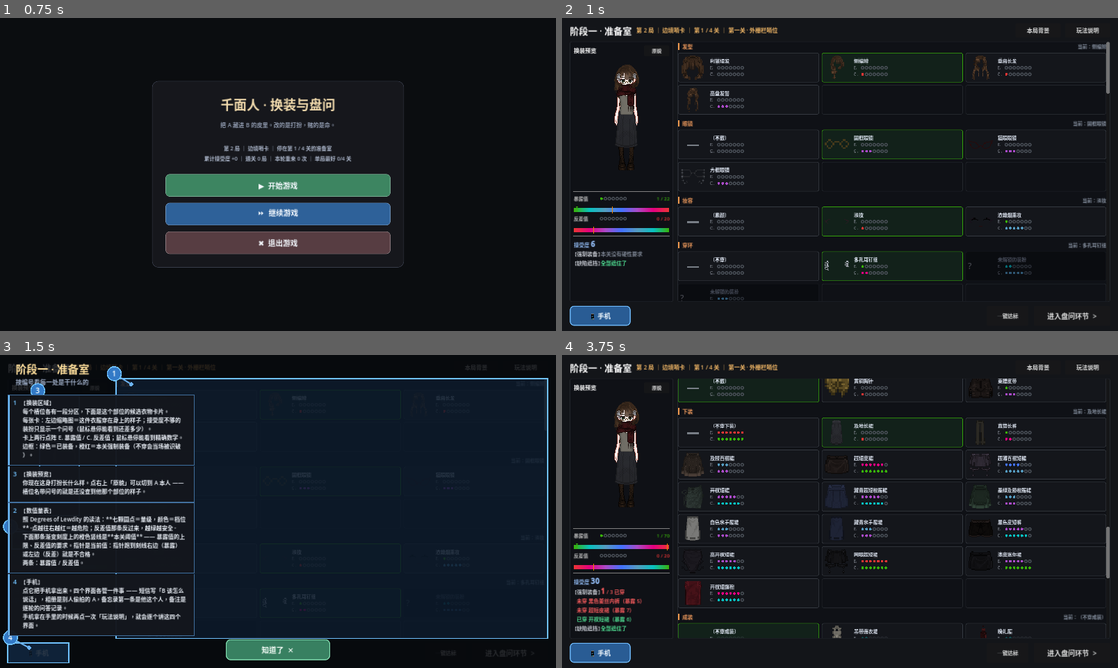
Above: before the commit, frames 1-4 (two rows, left to right).
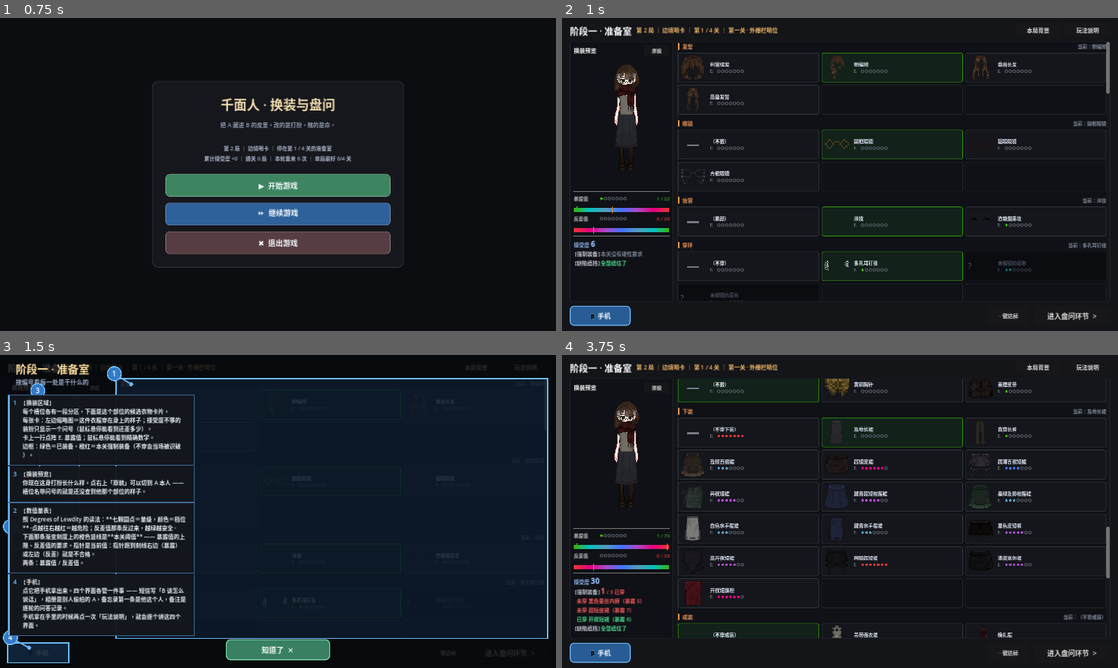
Above: after the commit, the same moments.

Repository: forqmmever/faceless-interrogation
Game: Godot game, scene res://tests/Screenshot.tscn
Two runs of this game, one before a commit and one after it. Both use one fixed random seed, a clock stepped at 60 frames per second and the inputs below. This scene is started directly instead of the project's main scene.
Inputs (mouse positions are in pixels of both pictures, inside the frame that each line leads up to):
- Up to frame 1 (0.75 s): click "▶ 开始游戏" at 0.5 s
- Up to frame 2 (1 s): no input
- Up to frame 3 (1.5 s): click "本局背景" at 1.25 s
- Up to frame 4 (3.75 s): click "玩法说明" at 2 s; click "原貌" at 2.75 s; click (751, 355) at 3.52 s

Frame 1 is identical in both runs. In frame 2, 2.5% of the frame differs, in the area x 26-85%, y 12-91%; in frame 3, 0.3%; in frame 4, 3.6%, in the area x 26-85%, y 7-91%.

Commit message:
第31轮：手机文案与尺寸、换装界面去掉反差值显示
- 手机消息列表去掉「还有 N 条没到手」那行小字（代码/出厂常量/story.json/编辑器字段表/测试期望表 五处一起清）
- 修「切换到相册界面大小会变」：根因是纵向滚动条一出现就占 3px，把内容区宽度从 296 挤到 299；
  滚动条宽度压到 0 后四个界面统一为 296
- 换装界面去掉反差值显示：卡片 C. 点阵行撤掉、悬停只留「暴露值 / 需接受度」；
  玩法说明与门控文案同步改；左侧关卡量表保留（那是本关要求）
- README 补一节说明「为什么撤掉」；CHANGELOG 记第 31 轮并修正记忆位置说明

测试：TestRunner 887 / WardrobeTest 432 / 编辑器冒烟 160 / 手机冒烟 97；截图 42 张

Diff:
--- a/data/story.json
+++ b/data/story.json
@@ -134,7 +134,7 @@
 			"interrogation_title": "阶段二 · 高压盘问",
 			"interrogation_sub": "按编号看每一处是干什么的",
 			"wardrobe_marks": [
-				"【换装区域】\n每个槽位各有一段分区，下面是这个部位的候选衣物卡片。\n每张卡：左边缩略图＝这件衣服穿在身上的样子；接受度不够的装扮只显示一个问号（鼠标悬停能看到还差多少）。\n卡上两行点阵 E. 暴露值 / C. 反差值；鼠标悬停能看到精确数字。\n边框：绿色＝已装备，橙红＝本关强制装备（不穿会当场被识破）。",
+				"【换装区域】\n每个槽位各有一段分区，下面是这个部位的候选衣物卡片。\n每张卡：左边缩略图＝这件衣服穿在身上的样子；接受度不够的装扮只显示一个问号（鼠标悬停能看到还差多少）。\n卡上一行点阵 E. 暴露值；鼠标悬停能看到精确数字。\n边框：绿色＝已装备，橙红＝本关强制装备（不穿会当场被识破）。",
 				"【数值量表】\n照 Degrees of Lewdity 的读法：**七颗圆点＝量级，颜色＝档位**。点越往右越红＝越危险；反差值那条反过来，越绿越安全。\n下面那条渐变刻度上的橙色竖线是**本关阈值** —— 暴露值的上限、反差值的要求。指针是当前值：指针跑到刻线右边（暴露）或左边（反差）就是不合格。\n两条：暴露值 / 反差值。",
 				"【换装预览】\n你现在这身打扮长什么样。点右上「原貌」可以切到 A 本人 —— 槽位名带问号的就是还没查到他那个部位的样子。",
 				"【手机】\n点它把手机拿出来。四个界面各管一件事 —— 短信写「B 该怎么说话」，相册是别人偷拍的 A，备忘录第一条是他这个人，备注是逐轮的问答记录。\n手机拿在手里的时候再点一次「玩法说明」，就会逐个讲这四个界面。"
@@ -5968,7 +5968,6 @@
 		"messages": {
 			"title": "消息",
 			"hint": "（%d/%d 已读）",
-			"hint_locked": "\n还有 %d 条没到手 —— 往后每过一关，手机会再收到一条。",
 			"btn_read": "读",
 			"btn_open": "看",
 			"btn_back": "‹ 返回",
--- a/scripts/DossierData.gd
+++ b/scripts/DossierData.gd
@@ -99,7 +99,7 @@
 func sms_total() -> int:
 	return RunData.sms_total()
 
-# 还没解锁的条数 —— 给页签提示「还有 N 条没到手」
+# 还没解锁的条数（第三十一轮起界面上不再显示，留着是个正经查询）
 func sms_locked_count() -> int:
 	return maxi(0, sms_total() - sms_count())
 
--- a/scripts/PhoneDesk.gd
+++ b/scripts/PhoneDesk.gd
@@ -186,6 +186,20 @@
 	scroll.size_flags_vertical = Control.SIZE_EXPAND_FILL
 	sv.add_child(scroll)
 
+	# ★ 第三十一轮（用户口径「修复切换到相册界面大小会变」）：
+	#   症状：手机外框一直是 336 宽不变，但**屏幕内容区的实际宽度会变** ——
+	#     消息页 296 / 相册页 299（实测），切过去整块内容会横向跳 3px。
+	#   根因：纵向滚动条一出现就占掉 3px 宽。谁需要滚动条取决于内容长度，
+	#     于是「切 App」变成了「内容区变宽变窄」。
+	#   修法：把纵向滚动条的宽度压到 0 —— 真机上的滚动条本来也是浮在内容上的、
+	#     不占布局。滚轮 / 拖拽照常可用，只是不再挤压内容。
+	var vbar := scroll.get_v_scroll_bar()
+	vbar.custom_minimum_size = Vector2(0, 0)
+	vbar.add_theme_stylebox_override("scroll", StyleBoxEmpty.new())
+	vbar.add_theme_stylebox_override("grabber", StyleBoxEmpty.new())
+	vbar.add_theme_stylebox_override("grabber_highlight", StyleBoxEmpty.new())
+	vbar.add_theme_stylebox_override("grabber_pressed", StyleBoxEmpty.new())
+
 	screen_box = VBoxContainer.new()
 	screen_box.add_theme_constant_override("separation", 7)
 	screen_box.size_flags_horizontal = Control.SIZE_EXPAND_FILL
@@ -295,12 +309,13 @@
 	var friends: Array = DossierData.sms_threads()
 	var read := _read_count(friends)
 	var total := DossierData.sms_total()
-	var locked := DossierData.sms_locked_count()
-	var hint := _tf("messages.hint", [read, total], "（%d/%d 已读）读完短信，你才知道「B」该怎么说话。")
-	if locked > 0:
-		hint += _tf("messages.hint_locked", [locked],
-			"\n还有 %d 条没到手 —— 往后每过一关，手机会再收到一条。")
-	_hint(hint, Color(0.55, 0.60, 0.68))
+	# ★ 第三十一轮（用户口径）：去掉「还有 N 条没到手 —— 往后每过一关…」那行小字。
+	#   短信逐关解锁这件事，过一关自然就发现了；而那行字比正文还长，
+	#   只会把消息列表挤得更难扫。（DossierData.sms_locked_count() 留着没删 ——
+	#   它只在这里用过，但语义上是个正经查询，将来别处要用不必再写一遍。）
+	_hint(_tf("messages.hint", [read, total],
+		"（%d/%d 已读）读完短信，你才知道「B」该怎么说话。"),
+		Color(0.55, 0.60, 0.68))
 
 	# 列表顺序仍是「审问官 → 同行的人 → 朋友」：
 	#  从最危险的那个开始，到唯一真正帮你的那个结束。
--- a/scripts/ScenarioData.gd
+++ b/scripts/ScenarioData.gd
@@ -1733,7 +1733,6 @@
 	"messages": {
 		"title": "消息",
 		"hint": "（%d/%d 已读）",
-		"hint_locked": "\n还有 %d 条没到手 —— 往后每过一关，手机会再收到一条。",
 		"btn_read": "读",
 		"btn_open": "看",
 		"btn_back": "‹ 返回",
@@ -2063,7 +2062,7 @@
 		"interrogation_title": "阶段二 · 高压盘问",
 		"interrogation_sub": "按编号看每一处是干什么的",
 		"wardrobe_marks": [
-			"【换装区域】\n每个槽位各有一段分区，下面是这个部位的候选衣物卡片。\n每张卡：左边缩略图＝这件衣服穿在身上的样子；接受度不够的装扮只显示一个问号（鼠标悬停能看到还差多少）。\n卡上两行点阵 E. 暴露值 / C. 反差值；鼠标悬停能看到精确数字。\n边框：绿色＝已装备，橙红＝本关强制装备（不穿会当场被识破）。",
+			"【换装区域】\n每个槽位各有一段分区，下面是这个部位的候选衣物卡片。\n每张卡：左边缩略图＝这件衣服穿在身上的样子；接受度不够的装扮只显示一个问号（鼠标悬停能看到还差多少）。\n卡上一行点阵 E. 暴露值；鼠标悬停能看到精确数字。\n边框：绿色＝已装备，橙红＝本关强制装备（不穿会当场被识破）。",
 			"【数值量表】\n照 Degrees of Lewdity 的读法：**七颗圆点＝量级，颜色＝档位**。点越往右越红＝越危险；反差值那条反过来，越绿越安全。\n下面那条渐变刻度上的橙色竖线是**本关阈值** —— 暴露值的上限、反差值的要求。指针是当前值：指针跑到刻线右边（暴露）或左边（反差）就是不合格。\n两条：暴露值 / 反差值。",
 			"【换装预览】\n你现在这身打扮长什么样。点右上「原貌」可以切到 A 本人 —— 槽位名带问号的就是还没查到他那个部位的样子。",
 			"【手机】\n点它把手机拿出来。四个界面各管一件事 —— 短信写「B 该怎么说话」，相册是别人偷拍的 A，备忘录第一条是他这个人，备注是逐轮的问答记录。\n手机拿在手里的时候再点一次「玩法说明」，就会逐个讲这四个界面。",
--- a/scripts/Wardrobe.gd
+++ b/scripts/Wardrobe.gd
@@ -6,13 +6,15 @@
 #  换装与情报整理在同一个界面里同时进行：
 #    · 左：纸娃娃实时预览 + 原貌对照 + DoL 式量表（两条：暴露 / 反差）
 #    · 右：换装槽位（OutfitData.active_slots()，当前 17 个 —— 外袍暂时下架），
-#      每槽一组**卡片**（缩略图 + 名称 + 两行七点色阶）
+#      每槽一组**卡片**（缩略图 + 名称 + 一行七点色阶：暴露值）
 #    · 左下角：「手机」按钮 —— 点开浮层（短信 / 相册 / 备忘录 / 备注）
 #
 #  ★ 表现方式参照 Degrees of Lewdity 的换装系统（见 DolStyle.gd 的说明）：
 #    · 衣物是**卡片**：1px 实线边框、悬停换底色。
 #    · 数值是**7 颗小圆点**：点亮几颗＝量级，颜色＝档位。
-#      每行前面一个字母（E. 暴露 / C. 反差），对应 DoL 的 I. / R. / W.。
+#      行前一个字母 E.（暴露值），对应 DoL 的 I. / R. / W. 那套读数。
+#      ★ 第三十一轮（用户口径）：C. 反差值那一行撤掉了 —— 反差值现在由整套搭配算，
+#        不是单件衣服的固有属性，印在卡上会误导（详见文档里「反差值」一节）。
 #    · 连续量另有一条**渐变刻度条 + 指针**，并多画一条**阈值刻线**：
 #      暴露值 → 上限；反差值 → 本关要求。跨没跨过去，看刻线左右就知道。
 #
@@ -28,7 +30,7 @@
 # 用哪一套见 DolDoll.PACK），取图与分层都交给 DolDoll.gd。
 
 const ICON_SIZE := 60                  # 卡片里的缩略图边长（= DoL 的 30×30 图标放 2 倍）
-const CARD_H := 68                     # 卡片高度（缩略图 60 + 上下留白；文字区两行点阵）
+const CARD_H := 68                     # 卡片高度（缩略图 60 + 上下留白；文字区一行点阵 + 名称）
 # 预览区的**上限盒子** —— DoL 的 41×92 取景框放 3 倍正好是这么大。
 # 实际尺寸按当前图包的取景框等比缩进去（DolDoll.fit_size），
 # 换 AU 那套（68×203，人物更高）时这里不用动。
@@ -437,7 +439,7 @@
 
 # 一张衣物卡片（对应 DoL 的 .clothing-item）：
 #   左侧缩略图（由 Button 自己的 icon 画，未解锁时是「?」）
-#   右侧：名称 + E./C. 两行七点色阶
+#   右侧：名称 + E. 一行七点色阶
 func _make_card(it: Dictionary) -> Dictionary:
 	var b := Button.new()
 	b.focus_mode = Control.FOCUS_NONE
@@ -461,8 +463,8 @@
 	box.offset_top = 4.0
 	box.offset_bottom = -4.0
 	box.add_theme_constant_override("separation", 0)
-	# 点阵从三行减到两行之后，文字块比卡片矮了一截 —— 垂直居中，
-	# 好让名称 + 两行点阵跟左侧缩略图（按钮自己居中画的）对齐。
+	# 点阵从三行减到一行之后，文字块比卡片矮了一截 —— 垂直居中，
+	# 好让名称 + 点阵跟左侧缩略图（按钮自己居中画的）对齐。
 	box.alignment = BoxContainer.ALIGNMENT_CENTER
 	b.add_child(box)
 
@@ -473,13 +475,13 @@
 	name_lab.mouse_filter = Control.MOUSE_FILTER_IGNORE
 	box.add_child(name_lab)
 
-	# ★ 用户口径（第十七轮）：卡上只留两行点阵 —— E. 暴露值 / C. 反差值。
-	#   A.（接受度需求）撤掉，右上角那枚「需 N」斜标签也撤掉：
-	#   够不够得着，看「只显示问号」+ 悬停提示就够了，不必在卡上再堆两个数。
+	# ★ 第三十一轮（用户口径）：卡上**只留一行** E. 暴露值 —— 「C. 反差值」整行去掉。
+	#   反差值不再是「单件衣服的固有属性」（第二十九轮起它由整套搭配算出来），
+	#   印在卡上反而误导：玩家会以为挑几件高反差的零件就能凑够本关要求。
+	#   本关还差多少，看左侧那条量表。
 	var e := _add_pip_line(box, "E.", DolStyle.RAMP_EXPOSE, OutfitData.stat_max_of("exposure"))
-	var c := _add_pip_line(box, "C.", DolStyle.RAMP_CONTRAST, OutfitData.stat_max_of("contrast"))
-
-	return {"btn": b, "name": name_lab, "e": e, "c": c,
+
+	return {"btn": b, "name": name_lab, "e": e,
 		"icon": null, "slot": str(it.get("slot", ""))}
 
 func _add_pip_line(parent: VBoxContainer, letter: String, ramp: Array, mx: int) -> DolStyle.Pips:
@@ -630,13 +632,14 @@
 		return "？ 未解锁的装扮\n需要接受度 %d（当前 %d）" % [
 			int(it.get("acceptance_req", 0)), model.acceptance]
 	# DoL 的悬停会另给一行精确读数（数字自身染色），这里照办
-	var tip := "%s\n暴露值 %d ｜ 反差值 %d ｜ 需接受度 %d" % [
-		it["name"], it["exposure"], it["contrast"], it["acceptance_req"]]
+	# ★ 第三十一轮（用户口径）：悬停里**不再报反差值** —— 只留暴露值与接受度门槛。
+	var tip := "%s\n暴露值 %d ｜ 需接受度 %d" % [
+		it["name"], it["exposure"], it["acceptance_req"]]
 	var slot: String = it["slot"]
 	# ★ 第二十二轮：受门控的内衣内裤 —— 只有「看得见」时这两项才算（见下文表格）。
 	#   不写出来的话，读数跟量表对不上，玩家会以为出 bug 了。
 	if OutfitData.is_gated_slot(slot) and not model.underwear_shown(slot):
-		tip += "\n外衣盖得严实 —— 这一件不计入暴露值与反差值"
+		tip += "\n外衣盖得严实 —— 这一件不计入暴露值"
 		tip += "\n（透出来才算：透明外衣 / 镂空开档 / 直接外穿）"
 	# ★ 刻意**不**在悬停里提示「这件与原貌一致 / 不同」——
 	#   那等于把答案直接写在卡片上，搭配的乐趣全没了。玩家得自己去情报台比对。
@@ -655,7 +658,7 @@
 		tip += "\n装上后会超出暴露值上限"
 	return tip
 
-# 卡片的视觉状态：普通 / 已装备 / 强制 / 未解锁，另外把两行点阵刷新
+# 卡片的视觉状态：普通 / 已装备 / 强制 / 未解锁，另外把暴露值点阵刷新
 func _card_state(it: Dictionary, is_equipped: bool, locked: bool, affordable: bool) -> String:
 	if is_equipped:
 		return "forced" if model.is_forced_id(str(it["id"])) else "equipped"
@@ -736,18 +739,14 @@
 				name_lab.text = str(it["name"])
 				name_lab.add_theme_color_override("font_color", Color(0.88, 0.91, 0.96))
 
-			# 两行七点色阶（DoL 的 I. / R. / W. → 这里的 E. / C.）
+			# ★ 第三十一轮：卡上只剩一行 E. 暴露值（反差值那行已按用户口径去掉）。
 			(pair["e"] as DolStyle.Pips).setup(float(it.get("exposure", 0)),
 				float(OutfitData.stat_max_of("exposure")), DolStyle.RAMP_EXPOSE)
-			(pair["c"] as DolStyle.Pips).setup(float(it.get("contrast", 0)),
-				float(OutfitData.stat_max_of("contrast")), DolStyle.RAMP_CONTRAST)
-
-			# ★ 第二十二轮：受门控的内衣内裤，外衣不够露时把两行点阵压暗 ——
-			#   卡片上照旧印着它自己的数值（那是这件东西的固有属性），
-			#   但一眼就能看出「这两项目前不算数」。悬停里还有一行文字说明。
+
+			# ★ 第二十二轮：受门控的内衣内裤，外衣不够露时把点阵压暗 ——
+			#   卡片上照旧印着它自己的数值，但一眼就能看出「目前不算数」。
 			var gate_alpha := 1.0 if model.counts_toward_totals(slot) else 0.32
 			(pair["e"] as DolStyle.Pips).modulate = Color(1, 1, 1, gate_alpha)
-			(pair["c"] as DolStyle.Pips).modulate = Color(1, 1, 1, gate_alpha)
 
 			# 边框：强制装备（橙）优先于「已装备」（绿）
 			for st in ["normal", "hover", "pressed", "focus", "disabled", "hover_pressed"]:
--- a/tests/Screenshot.gd
+++ b/tests/Screenshot.gd
@@ -471,7 +471,7 @@
 	#  同一身内衣，只换一件外衣：左边（藏起来）两行点阵压暗、总和不算它；
 	#  右边（透出来）一切恢复正常。这两张就是把这条规则拍给人看。
 	_plog("--- 1c: 门控 · 藏起来 —— 高领衬衫 + 蕾丝内衣：内衣的两行点阵压暗、不计入总和 ---")
-	_plog("     悬停会多写一行「外衣盖得严实 —— 这一件不计入暴露值与反差值」")
+	_plog("     悬停会多写一行「外衣盖得严实 —— 这一件不计入暴露值」")
 	var gm: WardrobeModel = wardrobe.model
 	gm.equipped["top"] = "top_highneck"
 	gm.equipped["bottom"] = "bottom_longskirt"
--- a/tests/TestRunner.gd
+++ b/tests/TestRunner.gd
@@ -2507,19 +2507,20 @@
 			var pair: Dictionary = refs[i]
 			var it: Dictionary = items[i]
 			var pe: DolStyle.Pips = pair["e"]
-			var pc: DolStyle.Pips = pair["c"]
-			if not (is_equal_approx(pe.value, float(it["exposure"]))
-				and is_equal_approx(pc.value, float(it["contrast"]))):
+			if not (is_equal_approx(pe.value, float(it["exposure"]))):
 				wrong += 1
-			if not (is_equal_approx(pe.max_value, float(exp_mx))
-				and is_equal_approx(pc.max_value, float(con_mx))):
+			if not (is_equal_approx(pe.max_value, float(exp_mx))):
 				wrong += 1
 			if pair.has("a") or pair.has("tag"):
 				wrong += 1   # ★ A. 点阵行与右上角斜标签都已撤掉
-	_check("每个槽位的候选衣物都有一张卡（共 %d 张），两行点阵的读数与量程都对"
+			# ★ 第三十一轮（用户口径）：卡上不再有「C. 反差值」那一行
+			if pair.has("c"):
+				wrong += 1
+	_check("每个槽位的候选衣物都有一张卡（共 %d 张），暴露值点阵的读数与量程都对"
 		% n_cards, wrong == 0 and n_cards == _active_item_count())
-	_check("★ 卡上只有两行点阵（E./C.），不再有 A. 行与右上角斜标签",
-		not (wardrobe.card_refs["hair"][0] as Dictionary).has("a")
+	_check("★ 卡上只剩一行点阵（E. 暴露值）—— C. 反差值那行已按用户口径去掉",
+		not (wardrobe.card_refs["hair"][0] as Dictionary).has("c")
+		and not (wardrobe.card_refs["hair"][0] as Dictionary).has("a")
 		and not (wardrobe.card_refs["hair"][0] as Dictionary).has("tag"))
 
 	# ---- 悬停文案不再泄露「这件与原貌一致 / 不同」（本轮口径）----
@@ -2527,9 +2528,9 @@
 	# 搭配的乐趣全没了 —— 所以那两行被撤掉，只留三项精确读数。
 	var tip_known: String = wardrobe._tip_for(OutfitData.get_item("hair_short"), false, true)
 	_check("悬停不再提示「与他记忆里的一致 / 不同」", not tip_known.contains("记忆"))
-	_check("悬停仍然给出三项精确读数",
-		tip_known.contains("暴露值") and tip_known.contains("反差值")
-		and tip_known.contains("需接受度"))
+	_check("悬停只给两项读数（暴露值 / 需接受度）—— 反差值已按用户口径去掉",
+		tip_known.contains("暴露值") and tip_known.contains("需接受度")
+		and not tip_known.contains("反差"))
 	_check("悬停对「未解锁」的装扮只说还差多少接受度",
 		wardrobe._tip_for(OutfitData.get_item("hair_up"), true, true).contains("需要接受度"))
 	_check("悬停对「超上限」的装扮仍然给出警告",
@@ -3300,17 +3301,17 @@
 
 	var bra_card: Dictionary = wardrobe.card_refs["bra"][1]   # bra_lace 那张卡
 	var tip_hidden: String = (bra_card["btn"] as Button).tooltip_text
-	_check("藏着时：悬停写明「不计入暴露值与反差值」", tip_hidden.contains("不计入暴露值与反差值"))
+	# ★ 第三十一轮：反差值那行点阵已去掉，文案也跟着只说暴露值
+	_check("藏着时：悬停写明「不计入暴露值」", tip_hidden.contains("不计入暴露值"))
 	_check("藏着时：悬停还写清三条看得见的路", tip_hidden.contains("直接外穿"))
-	_check("藏着时：两行点阵压暗了",
-		(bra_card["e"] as Control).modulate.a < 0.5
-		and (bra_card["c"] as Control).modulate.a < 0.5)
+	_check("藏着时：暴露值点阵压暗了",
+		(bra_card["e"] as Control).modulate.a < 0.5)
 	var e_hidden: int = m.total_exposure()
 
 	m.equipped["top"] = "top_lace"           # 半透 → 透出来
 	wardrobe._refresh()
 	var tip_shown: String = (wardrobe.card_refs["bra"][1]["btn"] as Button).tooltip_text
-	_check("透出来时：悬停不再提「不计入」", not tip_shown.contains("不计入暴露值与反差值"))
+	_check("透出来时：悬停不再提「不计入」", not tip_shown.contains("不计入暴露值"))
 	_check("透出来时：两行点阵恢复正常不透明度",
 		is_equal_approx((wardrobe.card_refs["bra"][1]["e"] as Control).modulate.a, 1.0))
 	_check("透出来时：暴露值把内衣那 4 点算进去了",
--- a/tests/WardrobeTest.gd
+++ b/tests/WardrobeTest.gd
@@ -2322,7 +2322,7 @@
 
 	# 占位符个数必须和 PhoneDesk 里 _tf 传的参数个数一致
 	var expect := {
-		"messages.hint": 2, "messages.hint_locked": 1, "messages.thread_title": 1,
+		"messages.hint": 2, "messages.thread_title": 1,
 		"messages.interrogator_row": 2,
 		"memo.head_interrogator": 2, "memo.trait_line": 2,
 		"memo.like_line": 1, "memo.hate_line": 1,
Binary file changed: screenshots/00c_intro_popup.png
Binary file changed: screenshots/00d_help_wardrobe.png
Binary file changed: screenshots/00e_help_phone.png
Binary file changed: screenshots/01_briefing_start.png
Binary file changed: screenshots/01b_briefing_bottom.png
Binary file changed: screenshots/01c_gate_hidden.png
Binary file changed: screenshots/01d_gate_shown.png
Binary file changed: screenshots/01e_forced_fixed.png
Binary file changed: screenshots/01f_forced_satisfied.png
Binary file changed: screenshots/03_phone_memo.png
Binary file changed: screenshots/04_phone_messages.png
Binary file changed: screenshots/05_phone_thread.png
(and 17 more such lines)
